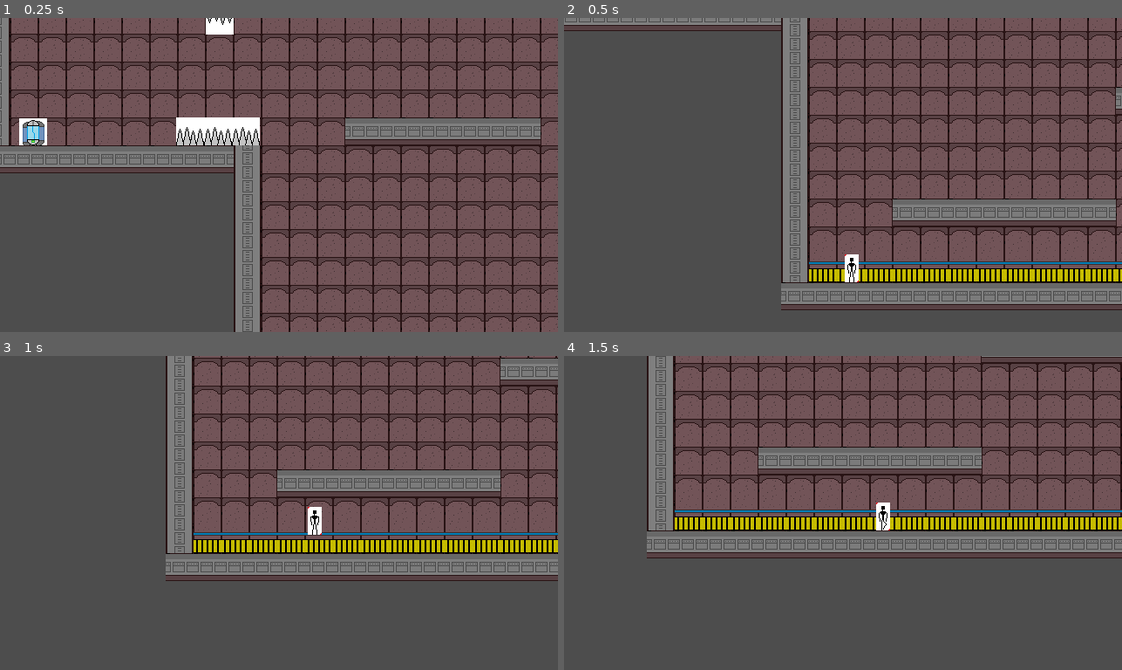
Above: before the commit, frames 1-4 (two rows, left to right).
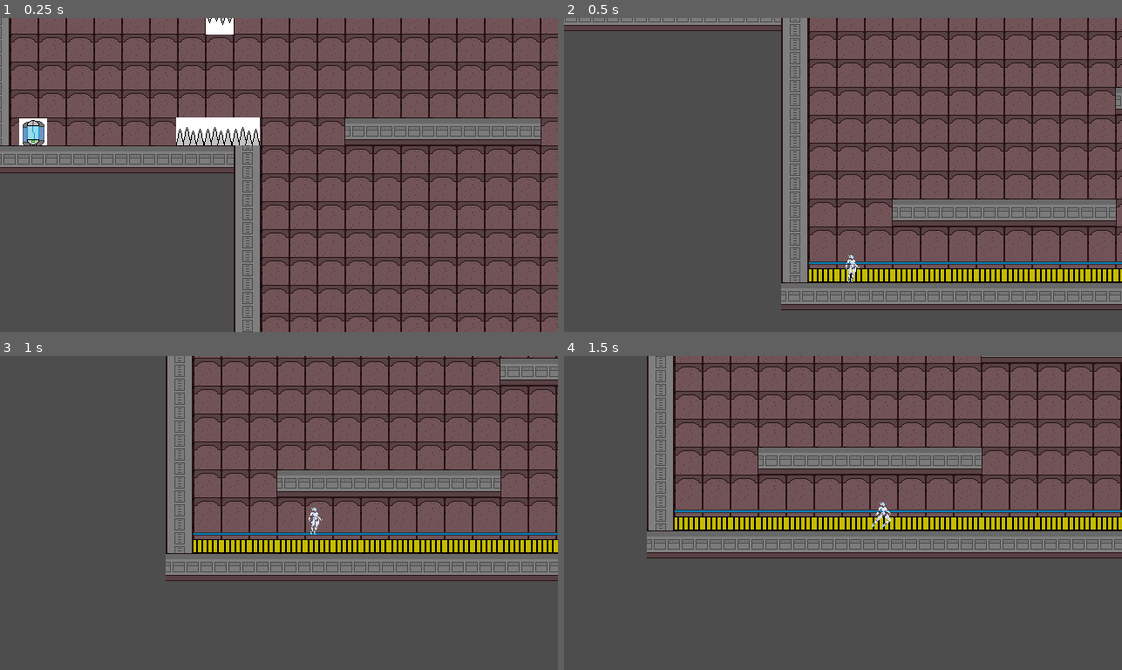
Above: after the commit, the same moments.

Repository: Daxin18/AugmentedUnit
Game: Godot game, scene res://src/scenes/Main.tscn
The game is run twice, just before and just after one commit, with the same random seed, the same clock (stepped at 60 frames per second) and the same inputs. The project has no main scene, so this scene is started directly.
Inputs:
- Up to frame 1 (0.25 s): no input
- Up to frame 2 (0.5 s): no input
- Up to frame 3 (1 s): hold D (move_right) from 0.53 s (still down); tap Shift (dash) at 0.6 s; tap Space (jump) at 0.77 s
- Up to frame 4 (1.5 s): keep holding D (move_right); tap E (interact) at 1.35 s

Frame 1 is identical in both runs. In frame 2, 0.2% of the frame differs, in the area x 50-53%, y 75-85%; in frame 3, 0.2%; in frame 4, 0.2%, in the area x 55-59%, y 46-56%.

Commit message:
Add player model

Diff:
--- a/src/scenes/entities/Player.tscn
+++ b/src/scenes/entities/Player.tscn
@@ -1,6 +1,7 @@
-[gd_scene load_steps=24 format=3 uid="uid://bpvk8s82bk4rf"]
+[gd_scene load_steps=25 format=3 uid="uid://bpvk8s82bk4rf"]
 
 [ext_resource type="Script" path="res://src/scripts/entities/Player/Player.gd" id="1_6wu35"]
+[ext_resource type="Texture2D" uid="uid://qt7mnbqfldky" path="res://src/assets/entities/player/next_player.png" id="2_k3ycr"]
 [ext_resource type="Script" path="res://src/scripts/common/StateMachine/StateMachine.gd" id="2_nlji6"]
 [ext_resource type="Script" path="res://src/scripts/entities/Player/States/state_idle.gd" id="3_3m83i"]
 [ext_resource type="Script" path="res://src/scripts/entities/Player/PlayerCommonStateLogic.gd" id="3_42ijn"]
@@ -11,7 +12,6 @@
 [ext_resource type="Script" path="res://src/scripts/entities/Player/States/state_dashing.gd" id="7_tbkgv"]
 [ext_resource type="Script" path="res://src/scripts/entities/Player/States/state_screaming.gd" id="8_4a2sr"]
 [ext_resource type="Script" path="res://src/scripts/entities/Player/States/state_dying.gd" id="9_yhsig"]
-[ext_resource type="Texture2D" uid="uid://cx6xlbkd70aiy" path="res://src/assets/entities/player/tmp_player.png" id="10_6rv4k"]
 
 [sub_resource type="Animation" id="Animation_vvsqn"]
 resource_name = "player_dashing"
@@ -26,7 +26,7 @@
 "times": PackedFloat32Array(0, 0.1),
 "transitions": PackedFloat32Array(1, 1),
 "update": 1,
-"values": [0, 16]
+"values": [0, 11]
 }
 
 [sub_resource type="Animation" id="Animation_7wkqf"]
@@ -55,10 +55,10 @@
 tracks/0/interp = 1
 tracks/0/loop_wrap = true
 tracks/0/keys = {
-"times": PackedFloat32Array(0, 0.1, 0.2, 0.3, 0.4),
-"transitions": PackedFloat32Array(1, 1, 1, 1, 1),
-"update": 1,
-"values": [0, 12, 13, 14, 15]
+"times": PackedFloat32Array(0, 0.2, 0.4),
+"transitions": PackedFloat32Array(1, 1, 1),
+"update": 1,
+"values": [0, 6, 7]
 }
 
 [sub_resource type="Animation" id="Animation_el33y"]
@@ -72,10 +72,10 @@
 tracks/0/interp = 1
 tracks/0/loop_wrap = true
 tracks/0/keys = {
-"times": PackedFloat32Array(0, 0.8, 0.9, 1.6),
+"times": PackedFloat32Array(0, 0.7, 1.1, 1.5),
 "transitions": PackedFloat32Array(1, 1, 1, 1),
 "update": 1,
-"values": [0, 1, 2, 3]
+"values": [0, 21, 22, 23]
 }
 
 [sub_resource type="Animation" id="Animation_jeagk"]
@@ -88,27 +88,26 @@
 tracks/0/interp = 1
 tracks/0/loop_wrap = true
 tracks/0/keys = {
-"times": PackedFloat32Array(0, 0.1, 0.2, 0.3),
-"transitions": PackedFloat32Array(1, 1, 1, 1),
-"update": 1,
-"values": [8, 9, 10, 11]
+"times": PackedFloat32Array(0, 0.1, 0.2),
+"transitions": PackedFloat32Array(1, 1, 1),
+"update": 1,
+"values": [16, 17, 18]
 }
 
 [sub_resource type="Animation" id="Animation_mv4w8"]
 resource_name = "player_moving"
 length = 0.8
-loop_mode = 1
-tracks/0/type = "value"
-tracks/0/imported = false
-tracks/0/enabled = true
-tracks/0/path = NodePath(".:frame")
-tracks/0/interp = 1
-tracks/0/loop_wrap = true
-tracks/0/keys = {
-"times": PackedFloat32Array(0, 0.2, 0.4, 0.6),
-"transitions": PackedFloat32Array(1, 1, 1, 1),
-"update": 1,
-"values": [4, 5, 6, 7]
+tracks/0/type = "value"
+tracks/0/imported = false
+tracks/0/enabled = true
+tracks/0/path = NodePath(".:frame")
+tracks/0/interp = 1
+tracks/0/loop_wrap = true
+tracks/0/keys = {
+"times": PackedFloat32Array(0, 0.1, 0.2),
+"transitions": PackedFloat32Array(1, 1, 1),
+"update": 1,
+"values": [16, 17, 18]
 }
 
 [sub_resource type="Animation" id="Animation_hq0e8"]
@@ -124,11 +123,27 @@
 "times": PackedFloat32Array(0, 0.1, 0.3),
 "transitions": PackedFloat32Array(1, 1, 1),
 "update": 1,
-"values": [0, 17, 18]
+"values": [1, 2, 4]
+}
+
+[sub_resource type="Animation" id="Animation_s75ks"]
+length = 0.001
+tracks/0/type = "value"
+tracks/0/imported = false
+tracks/0/enabled = true
+tracks/0/path = NodePath(".:frame")
+tracks/0/interp = 1
+tracks/0/loop_wrap = true
+tracks/0/keys = {
+"times": PackedFloat32Array(0),
+"transitions": PackedFloat32Array(1),
+"update": 1,
+"values": [21]
 }
 
 [sub_resource type="AnimationLibrary" id="AnimationLibrary_nwa60"]
 _data = {
+"RESET": SubResource("Animation_s75ks"),
 "player_dashing": SubResource("Animation_vvsqn"),
 "player_dying": SubResource("Animation_7wkqf"),
 "player_falling": SubResource("Animation_e2hv3"),
@@ -154,10 +169,10 @@
 script = ExtResource("1_6wu35")
 
 [node name="Sprite" type="Sprite2D" parent="."]
-texture = ExtResource("10_6rv4k")
-hframes = 4
+texture = ExtResource("2_k3ycr")
+hframes = 5
 vframes = 5
-frame = 8
+frame = 21
 
 [node name="AnimationPlayer" type="AnimationPlayer" parent="Sprite"]
 libraries = {
Binary file added: src/assets/entities/player/next_player.png
